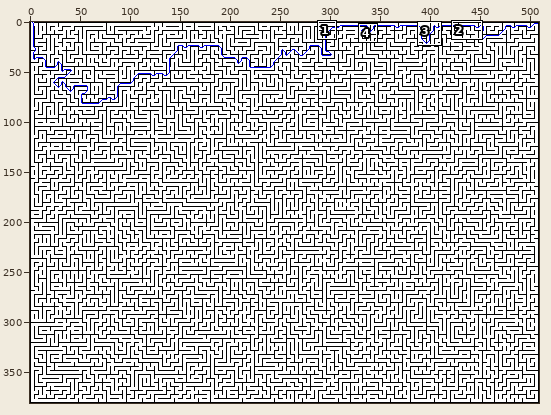
Two states of a sprite sheet, resources/maze1Dijkstra.gif. Above, an overview of the earlier version with the close-up marked.
Close-up. Before:
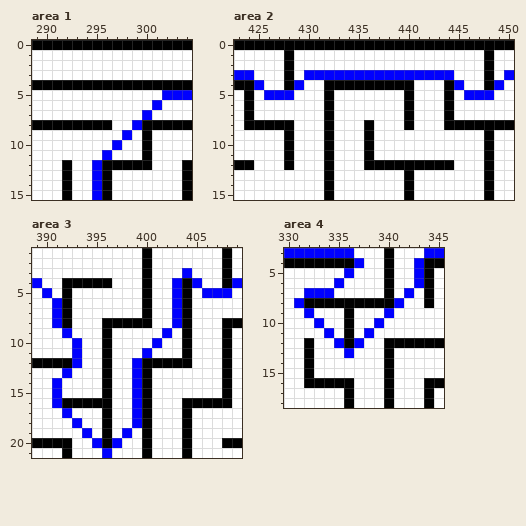
The file is 509x381 pixels. Shown: area 1: x 289..304, y 0..15; area 2: x 423..450, y 0..15; area 3: x 389..409, y 1..21; area 4: x 330..345, y 3..18. The commit also changed other parts of the picture, which this record leaves out.
After the commit:
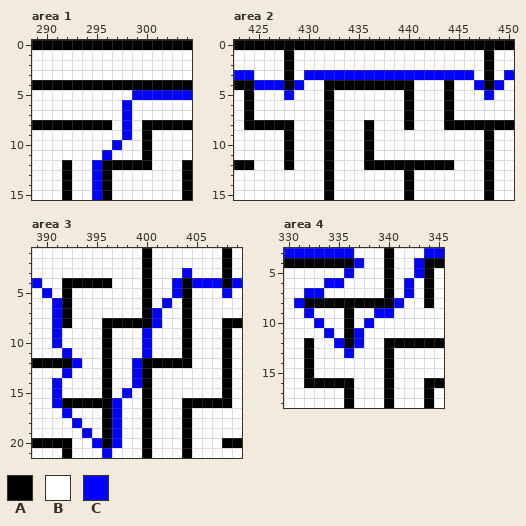
Palette (. is transparent): A #000000  B #ffffff  C #0000ff
The edit:
{"where": "area 1"}
{"y":5,"x":299,"old":"BBB","new":"CCC"}
{"y":6,"x":298,"old":"B","new":"C"}
{"y":6,"x":301,"old":"C","new":"B"}
{"y":7,"x":298,"old":"B","new":"C"}
{"y":7,"x":300,"old":"C","new":"B"}
{"y":8,"x":298,"old":"BC","new":"CB"}
{"where": "area 2"}
{"y":3,"x":445,"old":"BB","new":"CC"}
{"y":4,"x":426,"old":"BB","new":"CC"}
{"y":4,"x":445,"old":"C","new":"B"}
{"y":4,"x":447,"old":"B","new":"C"}
{"y":5,"x":426,"old":"CC","new":"BB"}
{"y":5,"x":446,"old":"CC","new":"BB"}
{"where": "area 3"}
{"y":4,"x":406,"old":"BB","new":"CC"}
{"y":5,"x":406,"old":"CC","new":"BB"}
{"y":6,"x":402,"old":"BC","new":"CB"}
{"y":7,"x":401,"old":"B","new":"C"}
{"y":7,"x":403,"old":"C","new":"B"}
{"y":8,"x":401,"old":"B","new":"C"}
{"y":8,"x":403,"old":"C","new":"B"}
{"y":9,"x":391,"old":"BC","new":"CB"}
{"y":9,"x":400,"old":"B","new":"C"}
{"y":9,"x":402,"old":"C","new":"B"}
{"y":10,"x":391,"old":"B","new":"C"}
{"y":10,"x":393,"old":"C","new":"B"}
{"y":10,"x":400,"old":"BC","new":"CB"}
{"y":11,"x":392,"old":"BC","new":"CB"}
{"y":15,"x":398,"old":"BC","new":"CB"}
{"y":16,"x":397,"old":"B","new":"C"}
{"y":16,"x":399,"old":"C","new":"B"}
{"y":17,"x":397,"old":"B","new":"C"}
{"y":17,"x":399,"old":"C","new":"B"}
{"y":18,"x":397,"old":"B","new":"C"}
{"y":18,"x":399,"old":"C","new":"B"}
{"y":19,"x":397,"old":"BC","new":"CB"}
{"where": "area 4"}
{"y":6,"x":334,"old":"B","new":"C"}
{"y":6,"x":342,"old":"BC","new":"CB"}
{"y":7,"x":334,"old":"C","new":"B"}
{"y":9,"x":339,"old":"B","new":"C"}
{"y":10,"x":338,"old":"BC","new":"CB"}
{"y":11,"x":337,"old":"BC","new":"CB"}
{"label":"changed","picture_box":[122,90,162,130]}
{"label":"changed","picture_box":[454,70,484,100]}
{"label":"changed","picture_box":[264,80,284,100]}
{"label":"changed","picture_box":[112,278,222,438]}
{"label":"changed","picture_box":[52,328,82,358]}
{"label":"changed","picture_box":[324,278,424,338]}
